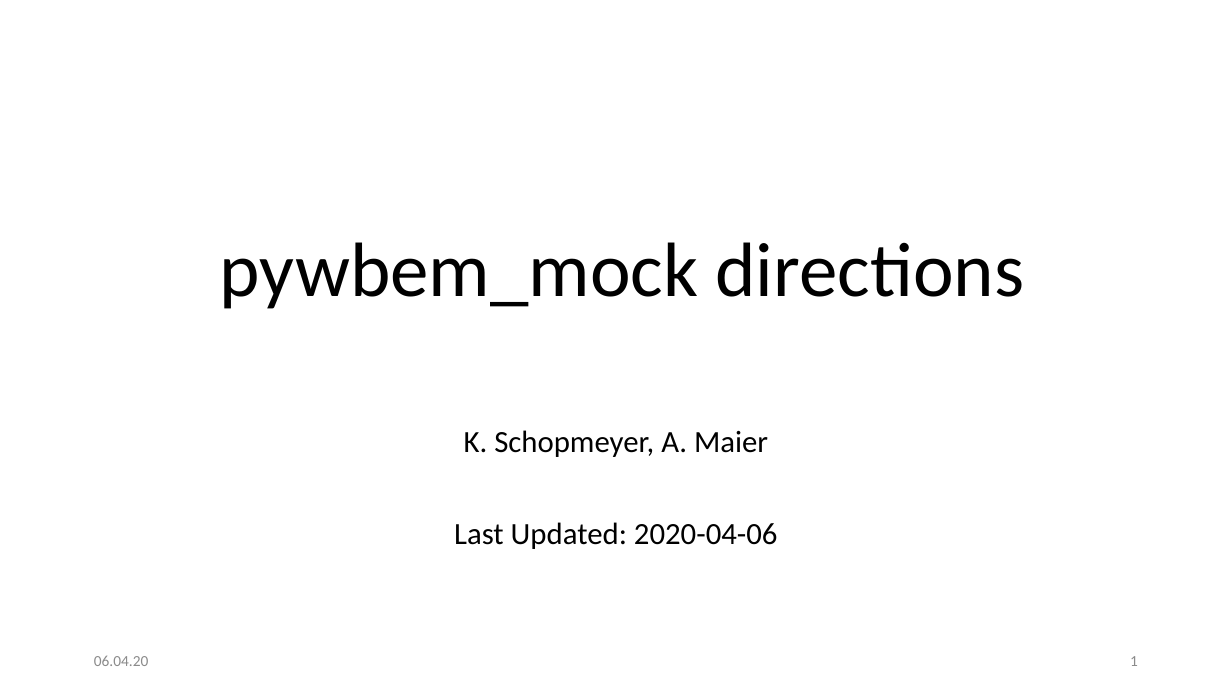
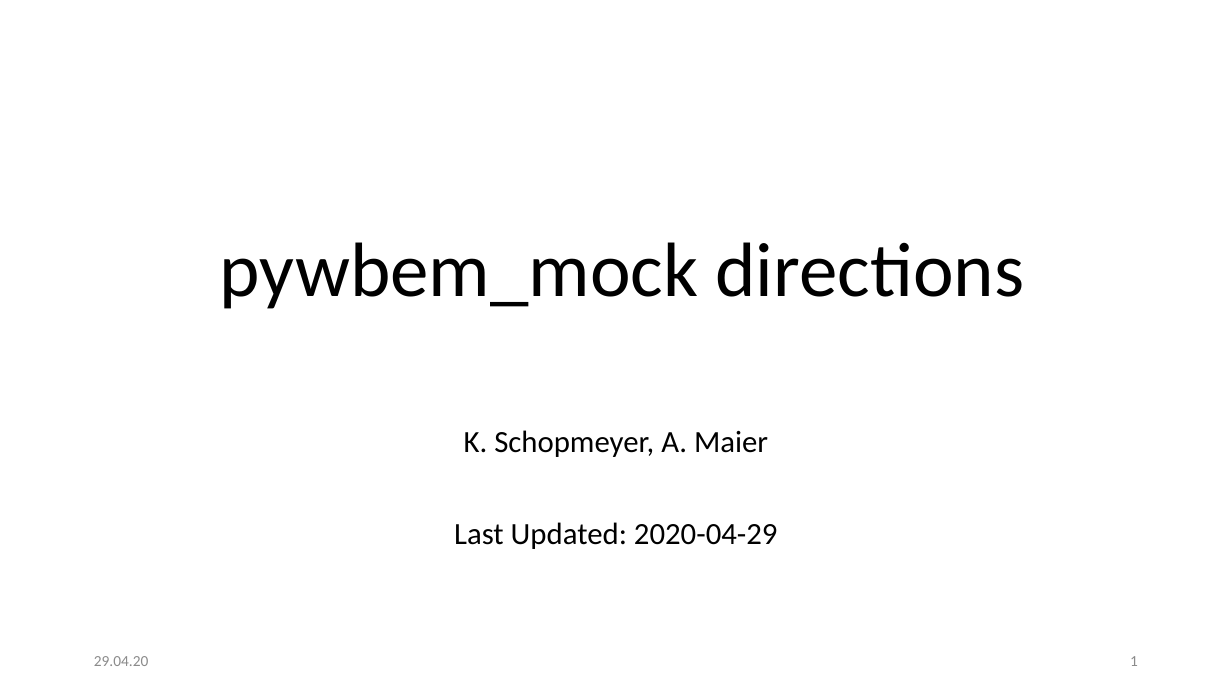
Before and after one commit to pywbem/pywbem, a slide deck: slide 1 of design/RepositoryStructure.pptx. Drawn at 1232x693 pixels with LibreOffice and Linux fonts; fonts in the diff are those of the drawing. Boxes give left, top, right and bottom in pixels: in the first picture for what was removed or moved away, otherwise in the second. Text is boxed around its words. In the diff, an @@ line names an element or a change of style, - is before the commit and + after.

Commit message:
Updated mock design presentation

```diff
--- a/design/RepositoryStructure.pptx
+++ b/design/RepositoryStructure.pptx
@@ subtitle at bbox=[454, 522, 778, 549]: text changed @@
-Last Updated: 2020-04-06
+Last Updated: 2020-04-29
@@ text at bbox=[94, 656, 148, 666]: text changed @@
-06.04.20
+29.04.20
```
Also in this commit, not shown: 22 other slides changed.
